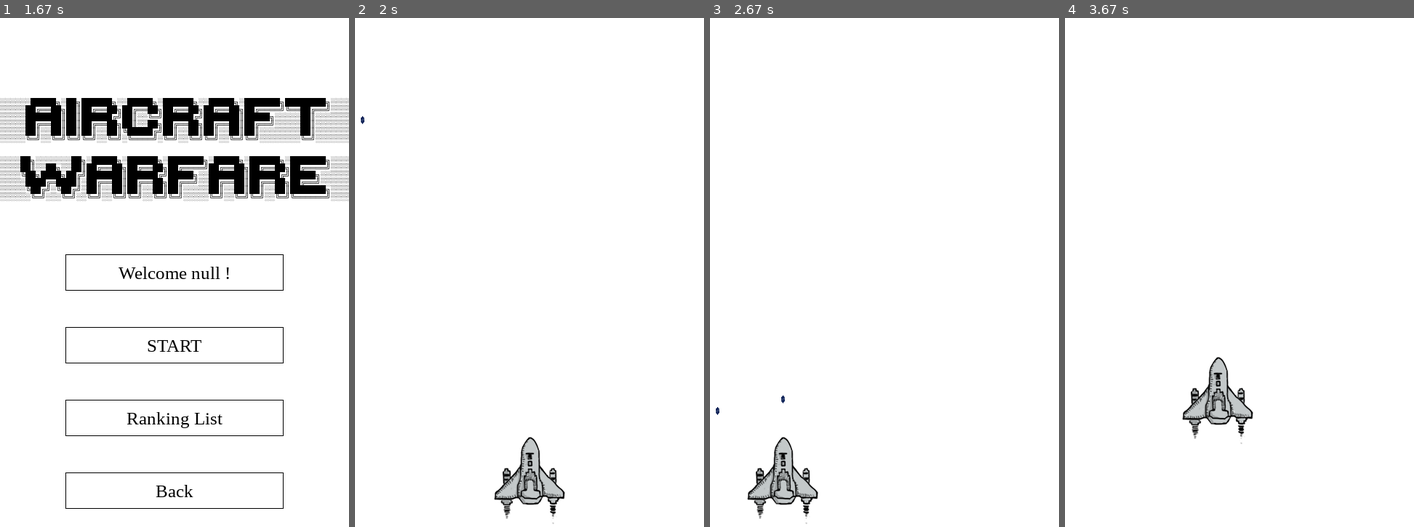
Above: before the commit, frames 1-4 (left to right).
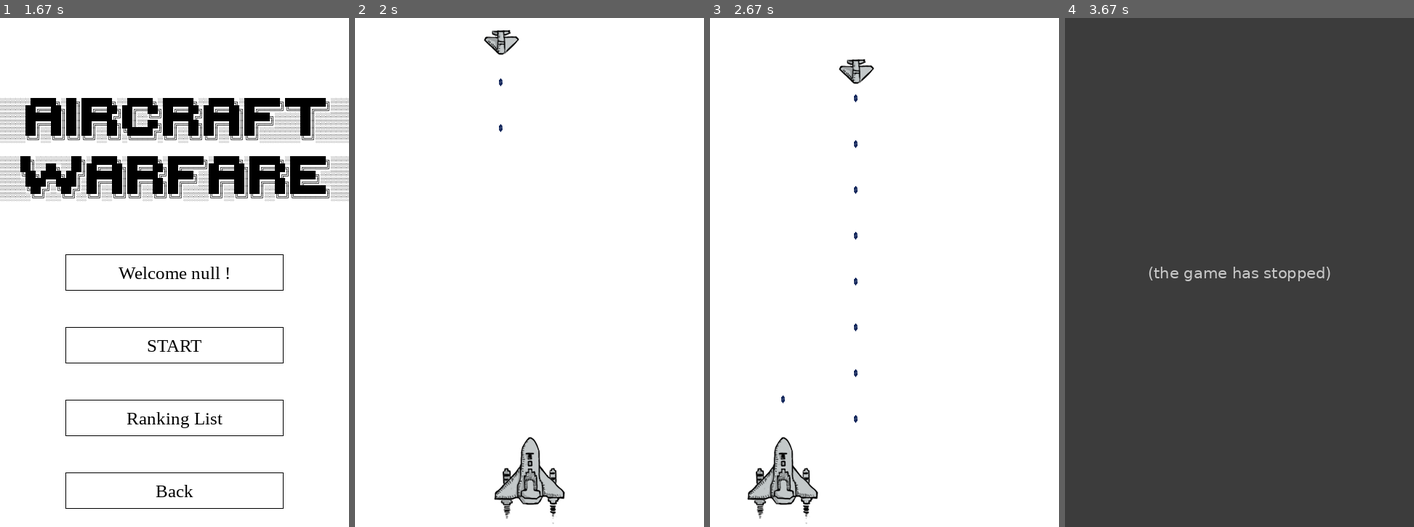
Above: after the commit, the same moments.

Repository: Twilight-lxy/aircraft-warfare
Game: pygame game, started from main.py
The game is run twice, just before and just after one commit, with the same random seed, the same clock (stepped at 60 frames per second) and the same inputs.
Inputs (mouse positions are in pixels of both pictures, inside the frame that each line leads up to):
- Up to frame 1 (1.67 s): press the mouse at (55, 394) at 1.43 s; move the mouse to (59, 369) at 1.53 s; move the mouse to (62, 343) at 1.63 s
- Up to frame 2 (2 s): release the mouse at (417, 343) at 1.67 s; click "START" at 1.78 s
- Up to frame 3 (2.67 s): hold Left 2.07-2.53 s; move the mouse to (898, 455) at 2.1 s; tap O at 2.57 s
- Up to frame 4 (3.67 s): hold Up 2.9-3.27 s; hold Right from 3.3 s (still down)

Frame 1 is identical in both runs. In frame 2, 0.3% of the frame differs, in the area x 1-48%, y 2-23%; in frame 3, 0.4%; in frame 4, 100%, in the area x 0-100%, y 0-100%.
After the commit the program exited at 3.45 s; later frames show no game.

Commit message:
实现碰撞检测，hero死亡动画播放错误

Diff:
--- a/main.py
+++ b/main.py
@@ -3,6 +3,8 @@
 from queue import Queue
 import time
 import pygame
+from src.enitiy.smallEnemy import SmallEnemy
+import src.lib.LoginPage
 from src.enitiy.aircraftGun import AircraftGun
 from src.enitiy.hero import Hero
 from src.enitiy.normalBullet import NormalBullet
@@ -82,105 +84,32 @@
     CONSTANTS.superResourceDict.addResourse(
         CONSTANTS.NORMALBULLET, NormalBullet.loadNormalBulletAllResource()
     )
+    CONSTANTS.superResourceDict.addResourse(
+        CONSTANTS.SMALLENEMY, SmallEnemy.loadSmallEnemyAllResource()
+    )
     CONSTANTS.threadQueue.put(("loading", "20"))
     soundResourceDict = src.lib.LoadResource.loadSoundResource()
     CONSTANTS.threadQueue.put(("loading", "100"))
     CONSTANTS.threadQueue.put(("loaded", "100"))
 
 
-def logIn() -> str:
-    while not CONSTANTS.threadQueue.empty():
-        CONSTANTS.threadQueue.get()
-    mess, username = ("logined", "null")
-    mouseInloginTextBox = False
-    mouseInQuitTextBox = False
-    while True:
-        CONSTANTS.screen.fill(CONSTANTS.WHITE)
-        src.lib.Logo.showLogo(0, 100)
-        loginTextBox = src.lib.textBox.draw_text_box(
-            mess="login or register",
-            fontSize=25,
-            textBoxHeight=50,
-            textBoxWidth=300,
-            textBoxMidY=450,
-            textBoxMidX=CONSTANTS.WIDTH / 2,
-        )
-        quitTextBox = src.lib.textBox.draw_text_box(
-            mess="quit",
-            fontSize=25,
-            textBoxHeight=50,
-            textBoxWidth=300,
-            textBoxMidY=550,
-            textBoxMidX=CONSTANTS.WIDTH / 2,
-        )
-        for event in pygame.event.get():
-            if event.type == pygame.QUIT:
-                pygame.quit()
-                break
-            if event.type == pygame.MOUSEMOTION:
-                mouse_position = pygame.mouse.get_pos()
-                if loginTextBox.collidepoint(mouse_position):
-                    mouseInloginTextBox = True
-                else:
-                    mouseInloginTextBox = False
-                if quitTextBox.collidepoint(mouse_position):
-                    mouseInQuitTextBox = True
-                else:
-                    mouseInQuitTextBox = False
-            if event.type == pygame.MOUSEBUTTONDOWN:
-                if mouseInloginTextBox:
-                    src.lib.LoginAndRegester.getLoginMess(CONSTANTS.threadQueue)
-                if mouseInQuitTextBox:
-                    pygame.quit()
-                    break
-        if mess == "logined":
-            break
-        if mouseInloginTextBox:
-            loginTextBox = src.lib.textBox.draw_text_box(
-                mess="login or register",
-                fontSize=25,
-                textBoxHeight=50,
-                textBoxWidth=300,
-                textBoxMidY=450,
-                textBoxMidX=CONSTANTS.WIDTH / 2,
-                textColor=CONSTANTS.WHITE,
-                textBoxSideWidth=0,
-            )
-        if mouseInQuitTextBox:
-            loginTextBox = src.lib.textBox.draw_text_box(
-                mess="quit",
-                fontSize=25,
-                textBoxHeight=50,
-                textBoxWidth=300,
-                textBoxMidY=550,
-                textBoxMidX=CONSTANTS.WIDTH / 2,
-                textColor=CONSTANTS.WHITE,
-                textBoxSideWidth=0,
-            )
-        try:
-            (mess, username) = CONSTANTS.threadQueue.get(False)
-        except:
-            pass
-        pygame.display.flip()
-        CONSTANTS.mainClock.tick(CONSTANTS.FPS)
-    return username
-
-
 def main():
     initGame()
     src.lib.Logo.movingLogoFromTo()
     while True:
-        username = logIn()
+        username = src.lib.LoginPage.logIn()
         retmess = src.lib.MainPage.mainPage(username)
         if retmess == "start":
             src.lib.MainGame.startGame(username)
         elif retmess == "ranking":
             pass  # showRankingList()
+        elif retmess == "changePassword":
+            pass  # showUserMess()
         elif retmess == "back":
             pass
         else:
             continue
-        for event in pygame.event.get():  # 获取用户事件
+        for event in pygame.event.get():  # 获取用户事件a
             if event.type == pygame.QUIT:  # 如果事件为关闭窗口
                 # 退出pygame
                 pygame.quit()
--- a/src/classes/Aircraft.py
+++ b/src/classes/Aircraft.py
@@ -17,6 +17,7 @@
         autoMoveSpeedX: int = 0,
         autoMoveSpeedY: int = 0,
         normalWeapon: AircraftWeapon = None,
+        isAutoUseWeapon: bool = False,
     ):
         super().__init__(iFF, allRes, X, Y, autoMoveOn, autoMoveSpeedX, autoMoveSpeedY)
         if normalWeapon == None:
@@ -24,13 +25,32 @@
                 iFF, AllResourceDict(), self.getMidX(), self.getMidY()
             )
         self.normalWeapon = normalWeapon
+        self.isAutoUseWeapon = isAutoUseWeapon
 
-    def update(self):
-        super().update()
+    def update(self,updateLastupdate:bool=True):
+        super().update(False)
+        if self.isAutoUseWeapon:
+            self.useWeapon()
+        if(updateLastupdate):
+            self.lastupdate = pygame.time.get_ticks()
 
     def useWeapon(self):
-        try:
-            self.normalWeapon.updateLoadedXY(self.getMidX(), self.getMidY())
-            self.normalWeapon.openFire()
-        except:
-            pass
+        self.normalWeapon.updateLoadedXY(self.getMidX(), self.getMidY())
+        self.normalWeapon.openFire()
+
+    def hit(self, hitAim):
+        if hitAim.iFF == self.iFF:
+            return
+        hitAim.allRes.updateValue(
+            CONSTANTS.HP,
+            hitAim.allRes.getValue(CONSTANTS.HP)
+            - self.allRes.getValue(CONSTANTS.DAMAGEVALUE),
+        )
+
+    def setAutoUseWeapon(self, isAutoUseWeapon: bool):
+        self.isAutoUseWeapon = isAutoUseWeapon
+
+    def createCopy(self):
+        newCopy=super().createCopy()
+        newCopy.__class__ = Aircraft
+        return newCopy
--- a/src/classes/MobileEntity.py
+++ b/src/classes/MobileEntity.py
@@ -27,11 +27,19 @@
         self.iFF = iFF
         self.deathing = -1
         self.autoDeathOn = False
+        self.lastupdate = 0
+        self.lastdeath = 0
 
     def setAutoMove(
         self, autoMoveOn: bool = True, autoMoveSpeedX: int = 0, autoMoveSpeedY: int = 1
     ):
         self.autoMoveOn = autoMoveOn
+        x = self.allRes.getValue(CONSTANTS.AUTOMOVESPEEDX)
+        y = self.allRes.getValue(CONSTANTS.AUTOMOVESPEEDY)
+        if x != -1:
+            autoMoveSpeedX = x
+        if y != -1:
+            autoMoveSpeedY = y
         self.autoMoveSpeedX = autoMoveSpeedX
         self.autoMoveSpeedY = autoMoveSpeedY
 
@@ -61,11 +69,13 @@
         self.Y += self.autoMoveSpeedY
         self.move()
 
-    def update(self):
+    def update(self, updateLastupdate: bool = True):
         if self.autoMoveOn:
             self.autoMove()
         if self.autoDeathOn:
             self.autoDeath()
+        if updateLastupdate:
+            self.lastupdate = pygame.time.get_ticks()
 
     def changeImage(self, ImageResourceName):
         self.image = self.allRes.getImage(ImageResourceName)
@@ -101,21 +111,36 @@
             self.image = self.allRes.getImage(CONSTANTS.DEATHIMAGEA)
         elif self.deathing == 0:
             self.kill()
+            return
         self.deathing -= 1
+        self.lastdeath = pygame.time.get_ticks()
 
     def autoDeath(self):
         isOUT = False
-        if(self.deathing != -1):
-            return
+        if self.deathing == -1:
+            if pygame.time.get_ticks() - self.lastdeath < 30:
+                return
         if self.Y + self.rect.height / 2 <= 0:
-            isOUT=True
+            isOUT = True
         elif self.Y + self.rect.height / 2 >= CONSTANTS.HEIGHT:
-            isOUT=True
-        if isOUT:
+            isOUT = True
+        if isOUT or self.allRes.getValue(CONSTANTS.HP) <= 0:
             self.death()
 
-    def setAutoDeath(self,autoDeath:bool):
+    def setAutoDeath(self, autoDeath: bool):
         self.autoDeathOn = autoDeath
+
     def createCopy(self):
-        newCopy = MobileEntity(self.iFF,self.allRes.copyAllResourceDict(),self.X,self.Y,self.autoMoveOn,self.autoMoveSpeedX,self.autoMoveSpeedY)
+        newCopy = MobileEntity(
+            self.iFF,
+            self.allRes.copyAllResourceDict(),
+            self.X,
+            self.Y,
+            self.autoMoveOn,
+            self.autoMoveSpeedX,
+            self.autoMoveSpeedY,
+        )
         return newCopy
+
+    def hit(self, hitAim):
+        pass
--- a/src/classes/WeaponBullet.py
+++ b/src/classes/WeaponBullet.py
@@ -5,6 +5,7 @@
 from src.classes.ResourceDict import AllResourceDict
 from src.classes.MobileEntity import MobileEntity
 import src.lib.Constants as CONSTANTS
+
 
 class WeaponBullet(MobileEntity):
     def __init__(
@@ -19,9 +20,23 @@
     ):
         super().__init__(iFF, allRes, X, Y, autoMoveOn, autoMoveSpeedX, autoMoveSpeedY)
         self.setAutoDeath(True)
-    def update(self):
-        super().update()
+
+    def update(self,updateLastupdate:bool=True):
+        super().update(False)
+        if(updateLastupdate):
+            self.lastupdate = pygame.time.get_ticks()
+
     def createCopy(self):
-        newCopy=super().createCopy()
+        newCopy = super().createCopy()
         newCopy.setAutoDeath(True)
+        newCopy.__class__ = WeaponBullet
         return newCopy
+
+    def hit(self, hitAim):
+        if hitAim.iFF == self.iFF:
+            return
+        hitAim.allRes.updateValue(
+            CONSTANTS.HP,
+            hitAim.allRes.getValue(CONSTANTS.HP)
+            - self.allRes.getValue(CONSTANTS.DAMAGEVALUE),
+        )
--- a/src/enitiy/hero.py
+++ b/src/enitiy/hero.py
@@ -13,11 +13,13 @@
     def __init__(self):
         super().__init__(
             True,
-                CONSTANTS.superResourceDict.getResource(CONSTANTS.HEROAIRCRAFT).copyAllResourceDict()
-            ,
+            CONSTANTS.superResourceDict.getResource(
+                CONSTANTS.HEROAIRCRAFT
+            ).copyAllResourceDict(),
         )
         self.moveTo(CONSTANTS.WIDTH / 2, CONSTANTS.HEIGHT - self.rect.height / 2)
         self.normalWeapon = AircraftGun(True, self.getMidX(), self.Y)
+        self.setAutoDeath(True)
 
     def loadHeroAllResource() -> AllResourceDict:
         allRes = AllResourceDict()
@@ -25,13 +27,13 @@
         allRes.addImage(CONSTANTS.NORMALIMAGE, normalImage)
         speedImage = pygame.image.load("images/me1.png").convert_alpha()
         allRes.addImage(CONSTANTS.HIGHSPEEDIMAGE, speedImage)
-        deathImage1 = pygame.image.load("images/me_destroy_1.png").convert_alpha()
+        deathImage1 = pygame.image.load("images/me_destroy_4.png").convert_alpha()
         allRes.addImage(CONSTANTS.DEATHIMAGEA, deathImage1)
-        deathImage2 = pygame.image.load("images/me_destroy_2.png").convert_alpha()
+        deathImage2 = pygame.image.load("images/me_destroy_3.png").convert_alpha()
         allRes.addImage(CONSTANTS.DEATHIMAGEB, deathImage2)
-        deathImage3 = pygame.image.load("images/me_destroy_3.png").convert_alpha()
+        deathImage3 = pygame.image.load("images/me_destroy_2.png").convert_alpha()
         allRes.addImage(CONSTANTS.DEATHIMAGEC, deathImage3)
-        deathImage4 = pygame.image.load("images/me_destroy_4.png").convert_alpha()
+        deathImage4 = pygame.image.load("images/me_destroy_1.png").convert_alpha()
         allRes.addImage(CONSTANTS.DEATHIMAGED, deathImage4)
         allRes.addValue(CONSTANTS.DEATHIMAGENUM, 4)
         deathSound = pygame.mixer.Sound("sound/me_down.wav")
@@ -40,7 +42,8 @@
         allRes.addValue(CONSTANTS.MOVESPEED, 5)
         allRes.addValue(CONSTANTS.HIGHSPEEDMOVESPEED, 10)
         allRes.addValue(CONSTANTS.HIGHSPEEDMOVEFUEL, 1000)
-        allRes.addValue(CONSTANTS.HP, 1000)
+        allRes.addValue(CONSTANTS.HP, 5)
+        allRes.addValue(CONSTANTS.DAMAGEVALUE, 10)
         return allRes
 
     def moveByKeyboard(self, keyPressedList):
@@ -75,3 +78,6 @@
 
         self.normalWeapon.updateLoadedXY(self.getMidX(), self.Y)
         self.normalWeapon.openFire()
+
+    def hit(self, hitAim):
+        super().hit(hitAim)
--- a/src/enitiy/normalBullet.py
+++ b/src/enitiy/normalBullet.py
@@ -15,24 +15,28 @@
         FireX: int,
         FireY: int,
     ):
-        super().__init__(iFF, CONSTANTS.superResourceDict.getResource(CONSTANTS.NORMALBULLET).copyAllResourceDict(), None)
+        super().__init__(iFF, CONSTANTS.superResourceDict.getResource(CONSTANTS.NORMALBULLET).copyAllResourceDict())
         self.moveTo(FireX, FireY)
         if iFF == True:
-            self.allRes.updateValue(CONSTANTS.MOVESPEEDX, self.allRes.getValue(CONSTANTS.MOVESPEEDX) * -1)
-            self.allRes.updateValue(CONSTANTS.MOVESPEEDY, self.allRes.getValue(CONSTANTS.MOVESPEEDY) * -1)
-        self.setAutoMove(True, self.allRes.getValue(CONSTANTS.MOVESPEEDX), self.allRes.getValue(CONSTANTS.MOVESPEEDY))
+            self.allRes.updateValue(CONSTANTS.AUTOMOVESPEEDX, self.allRes.getValue(CONSTANTS.AUTOMOVESPEEDX) * -1)
+            self.allRes.updateValue(CONSTANTS.AUTOMOVESPEEDY, self.allRes.getValue(CONSTANTS.AUTOMOVESPEEDY) * -1)
+        self.setAutoMove(True)
 
     def loadNormalBulletAllResource() -> AllResourceDict:
         allRes = AllResourceDict()
         normalImage = pygame.image.load("images/bullet2.png").convert_alpha()
         allRes.addImage(CONSTANTS.NORMALIMAGE, normalImage)
-        allRes.addValue(CONSTANTS.MOVESPEEDX, 0)
-        allRes.addValue(CONSTANTS.MOVESPEEDY, 10)
+        allRes.addValue(CONSTANTS.AUTOMOVESPEEDX, 0)
+        allRes.addValue(CONSTANTS.AUTOMOVESPEEDY, 10)
         allRes.addValue(CONSTANTS.DEATHIMAGENUM, 0)
+        allRes.addValue(CONSTANTS.HP, 10)
+        allRes.addValue(CONSTANTS.DAMAGEVALUE, 10)
         return allRes
 
-    def hurt(aim: MobileEntity):
-        try:
-            aim.allRes.updateValue(CONSTANTS.HP, aim.allRes.getValue(CONSTANTS.HP) - 10)
-        except:
-            pass
+    def hit(self, hitAim):
+        super().hit(hitAim)
+
+    def createCopy(self):
+        newCopy = super().createCopy()
+        newCopy.__class__=NormalBullet
+        return newCopy
--- /dev/null
+++ b/src/enitiy/smallEnemy.py
@@ -0,0 +1,46 @@
+import copy
+import pygame
+from pygame.sprite import Group
+from pygame.time import Clock
+from src.classes.ResourceDict import ResourceDict, AllResourceDict
+from src.classes.Aircraft import Aircraft
+import src.lib.Constants as CONSTANTS
+from src.enitiy.aircraftGun import AircraftGun
+
+class SmallEnemy(Aircraft):
+    def __init__(self,x,y):
+        super().__init__(
+            False,
+            CONSTANTS.superResourceDict.getResource(
+                CONSTANTS.SMALLENEMY
+            ).copyAllResourceDict()
+        )
+        self.moveTo(x, y)
+        self.normalWeapon = AircraftGun(False, self.getMidX(), self.Y)
+        self.setAutoMove(True)
+        self.setAutoDeath(True)
+        self.setAutoUseWeapon(True)
+
+    def loadSmallEnemyAllResource() -> AllResourceDict:
+        allRes = AllResourceDict()
+        normalImage = pygame.image.load("images/enemy1.png").convert_alpha()
+        allRes.addImage(CONSTANTS.NORMALIMAGE, normalImage)
+        deathImage1 = pygame.image.load("images/enemy1_down4.png").convert_alpha()
+        allRes.addImage(CONSTANTS.DEATHIMAGEA, deathImage1)
+        deathImage2 = pygame.image.load("images/enemy1_down3.png").convert_alpha()
+        allRes.addImage(CONSTANTS.DEATHIMAGEB, deathImage2)
+        deathImage3 = pygame.image.load("images/enemy1_down2.png").convert_alpha()
+        allRes.addImage(CONSTANTS.DEATHIMAGEC, deathImage3)
+        deathImage4 = pygame.image.load("images/enemy1_down1.png").convert_alpha()
+        allRes.addImage(CONSTANTS.DEATHIMAGED, deathImage4)
+        allRes.addValue(CONSTANTS.DEATHIMAGENUM, 4)
+        deathSound = pygame.mixer.Sound("sound/enemy1_down.wav")
+        deathSound.set_volume(0.2)
+        allRes.addSound(CONSTANTS.DEATHSOUND, deathSound)
+        allRes.addValue(CONSTANTS.AUTOMOVESPEEDX, 0)
+        allRes.addValue(CONSTANTS.AUTOMOVESPEEDY, 1)
+        allRes.addValue(CONSTANTS.DAMAGEVALUE, 10)
+        allRes.addValue(CONSTANTS.HP, 5)
+        return allRes
+    def hit(self, hitAim):
+        super().hit(hitAim)
--- a/src/lib/Constants.py
+++ b/src/lib/Constants.py
@@ -43,6 +43,8 @@
 MOVESPEED = "MoveSpeed"  # XY移动速度
 MOVESPEEDX = "MoveSpeedX"  # X移动速度
 MOVESPEEDY = "MoveSpeedY"  # Y移动速度
+AUTOMOVESPEEDX = "AutoMoveSpeedX"  # X自动移动速度
+AUTOMOVESPEEDY = "AutoMoveSpeedY"  # Y自动移动速度
 DEATHIMAGENUM = "DeathImageNum"  # 死亡模型数量
 HP = "HP"  # 生命值
 # 武器
@@ -51,8 +53,11 @@
 AIRCRAFTGUN = "AircraftGun"
 # 子弹
 NORMALBULLET = "normalBullet"  # 普通子弹
+DAMAGEVALUE = "DamageValue"  # 伤害
 # 英雄
 HEROAIRCRAFT = "HeroAircraft"  # 英雄
 HIGHSPEEDIMAGE = "HighSpeedImage"  # 加速模型
 HIGHSPEEDMOVESPEED = "HighSpeedMoveSpeed"  # 加速移动速度增量
 HIGHSPEEDMOVEFUEL = "HighSpeedMoveFule"  # 加速移动燃料
+#敌人
+SMALLENEMY = "SmallEnemy" # 小型敌人
--- /dev/null
+++ b/src/lib/LoginPage.py
@@ -0,0 +1,83 @@
+import pygame
+from src.lib.LoginAndRegester import getLoginMess
+import src.lib.Constants as CONSTANTS
+from src.classes.User import User, UserException
+from src.lib.Logo import showLogo
+from src.lib.textBox import draw_text_box
+
+def logIn() -> str:
+    while not CONSTANTS.threadQueue.empty():
+        CONSTANTS.threadQueue.get()
+    mess, username = ("logined", "null")
+    mouseInloginTextBox = False
+    mouseInQuitTextBox = False
+    while True:
+        CONSTANTS.screen.fill(CONSTANTS.WHITE)
+        showLogo(0, 100)
+        loginTextBox = draw_text_box(
+            mess="login or register",
+            fontSize=25,
+            textBoxHeight=50,
+            textBoxWidth=300,
+            textBoxMidY=450,
+            textBoxMidX=CONSTANTS.WIDTH / 2,
+        )
+        quitTextBox = draw_text_box(
+            mess="quit",
+            fontSize=25,
+            textBoxHeight=50,
+            textBoxWidth=300,
+            textBoxMidY=550,
+            textBoxMidX=CONSTANTS.WIDTH / 2,
+        )
+        for event in pygame.event.get():
+            if event.type == pygame.QUIT:
+                pygame.quit()
+                break
+            if event.type == pygame.MOUSEMOTION:
+                mouse_position = pygame.mouse.get_pos()
+                if loginTextBox.collidepoint(mouse_position):
+                    mouseInloginTextBox = True
+                else:
+                    mouseInloginTextBox = False
+                if quitTextBox.collidepoint(mouse_position):
+                    mouseInQuitTextBox = True
+                else:
+                    mouseInQuitTextBox = False
+            if event.type == pygame.MOUSEBUTTONDOWN:
+                if mouseInloginTextBox:
+                    getLoginMess(CONSTANTS.threadQueue)
+                if mouseInQuitTextBox:
+                    pygame.quit()
+                    break
+        if mess == "logined":
+            break
+        if mouseInloginTextBox:
+            loginTextBox = draw_text_box(
+                mess="login or register",
+                fontSize=25,
+                textBoxHeight=50,
+                textBoxWidth=300,
+                textBoxMidY=450,
+                textBoxMidX=CONSTANTS.WIDTH / 2,
+                textColor=CONSTANTS.WHITE,
+                textBoxSideWidth=0,
+            )
+        if mouseInQuitTextBox:
+            loginTextBox = draw_text_box(
+                mess="quit",
+                fontSize=25,
+                textBoxHeight=50,
+                textBoxWidth=300,
+                textBoxMidY=550,
+                textBoxMidX=CONSTANTS.WIDTH / 2,
+                textColor=CONSTANTS.WHITE,
+                textBoxSideWidth=0,
+            )
+        try:
+            (mess, username) = CONSTANTS.threadQueue.get(False)
+        except:
+            pass
+        pygame.display.flip()
+        CONSTANTS.mainClock.tick(CONSTANTS.FPS)
+    return username
--- a/src/lib/MainGame.py
+++ b/src/lib/MainGame.py
@@ -1,5 +1,6 @@
 import pygame
 from pygame import Surface
+from src.enitiy.smallEnemy import SmallEnemy
 import src.lib.Constants as CONSTANTS
 from src.classes.GameRecord import GameRecord
 from src.classes.User import User
@@ -14,9 +15,10 @@
     pygame.mixer.music.play(-1)
     CONSTANTS.screen.fill(CONSTANTS.WHITE)
     hero = Hero()
-    testbullet = NormalBullet(False,10,10)
+    # testbullet = NormalBullet(False,100,10)
     CONSTANTS.aircraftGroup.add(hero)
-    CONSTANTS.weaponBulletGroup.add(testbullet)
+    # CONSTANTS.weaponBulletGroup.add(testbullet)
+    CONSTANTS.aircraftGroup.add(SmallEnemy(200,20))
     while gameContinue:
         CONSTANTS.screen.fill(CONSTANTS.WHITE)
         CONSTANTS.aircraftGroup.update()
@@ -29,7 +31,21 @@
         hero.moveByKeyboard(pygame.key.get_pressed())
         CONSTANTS.weaponBulletGroup.draw(CONSTANTS.screen)
         CONSTANTS.aircraftGroup.draw(CONSTANTS.screen)
+        groupCollideAns=pygame.sprite.groupcollide(CONSTANTS.aircraftGroup,CONSTANTS.weaponBulletGroup,0,0)
+        for hitFrom,hitlist in groupCollideAns.items():
+            for hitaim in hitlist:
+                doGroupCollode(hitFrom,hitaim)
+        # print(testsmallenemy.allRes.getValue(CONSTANTS.HP))
+        # test = NormalBullet(True,100,10)
+        # test.setAutoMove(True,0,10)
+        # CONSTANTS.weaponBulletGroup.add(test)
         pygame.display.flip()
         CONSTANTS.mainClock.tick(CONSTANTS.FPS)
 
     return gameRecord
+
+def doGroupCollode(aircraft,bullet):
+    if bullet.deathing == -1:
+        aircraft.hit(bullet)
+    if aircraft.deathing == -1:
+        bullet.hit(aircraft)
--- a/src/lib/MainPage.py
+++ b/src/lib/MainPage.py
@@ -73,8 +73,8 @@
                 else:
                     mouseInQuitTextBox = False
             if event.type == pygame.MOUSEBUTTONDOWN:
-                if welcomeTextBox:
-                    pass  # showUserMess()
+                if mouseInWelcomeTextBox:
+                    return "changePassword"
                 if mouseInStartTextBox:
                     return "start"
                 if mouseInRankingTextBox:
